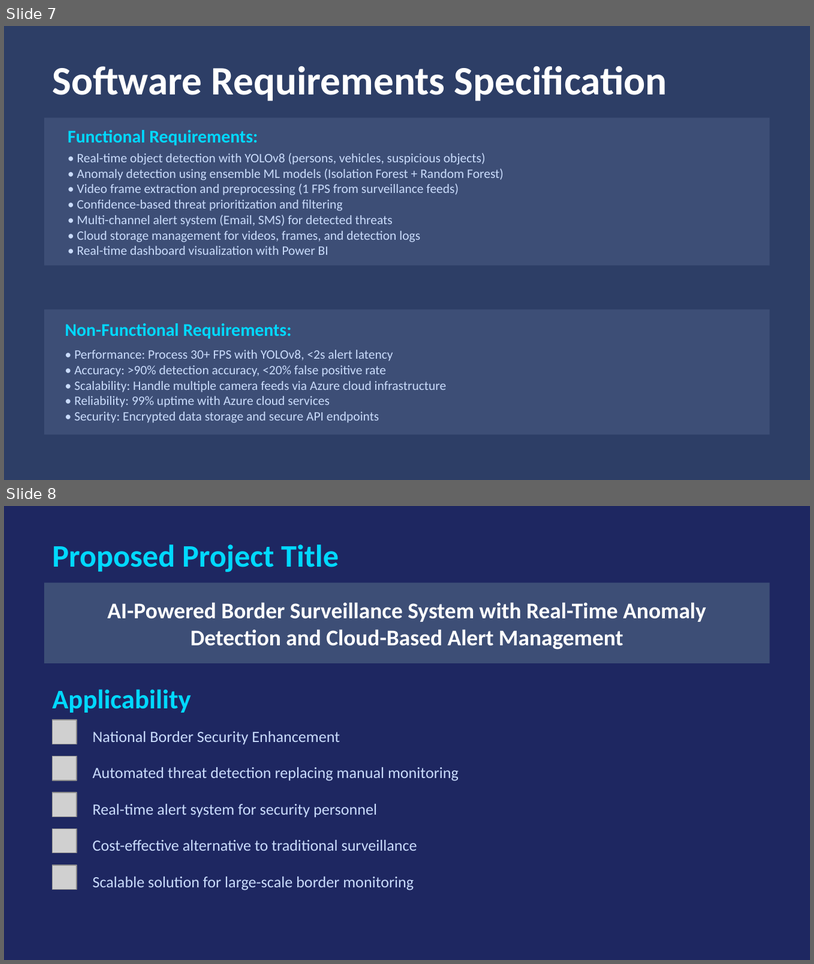
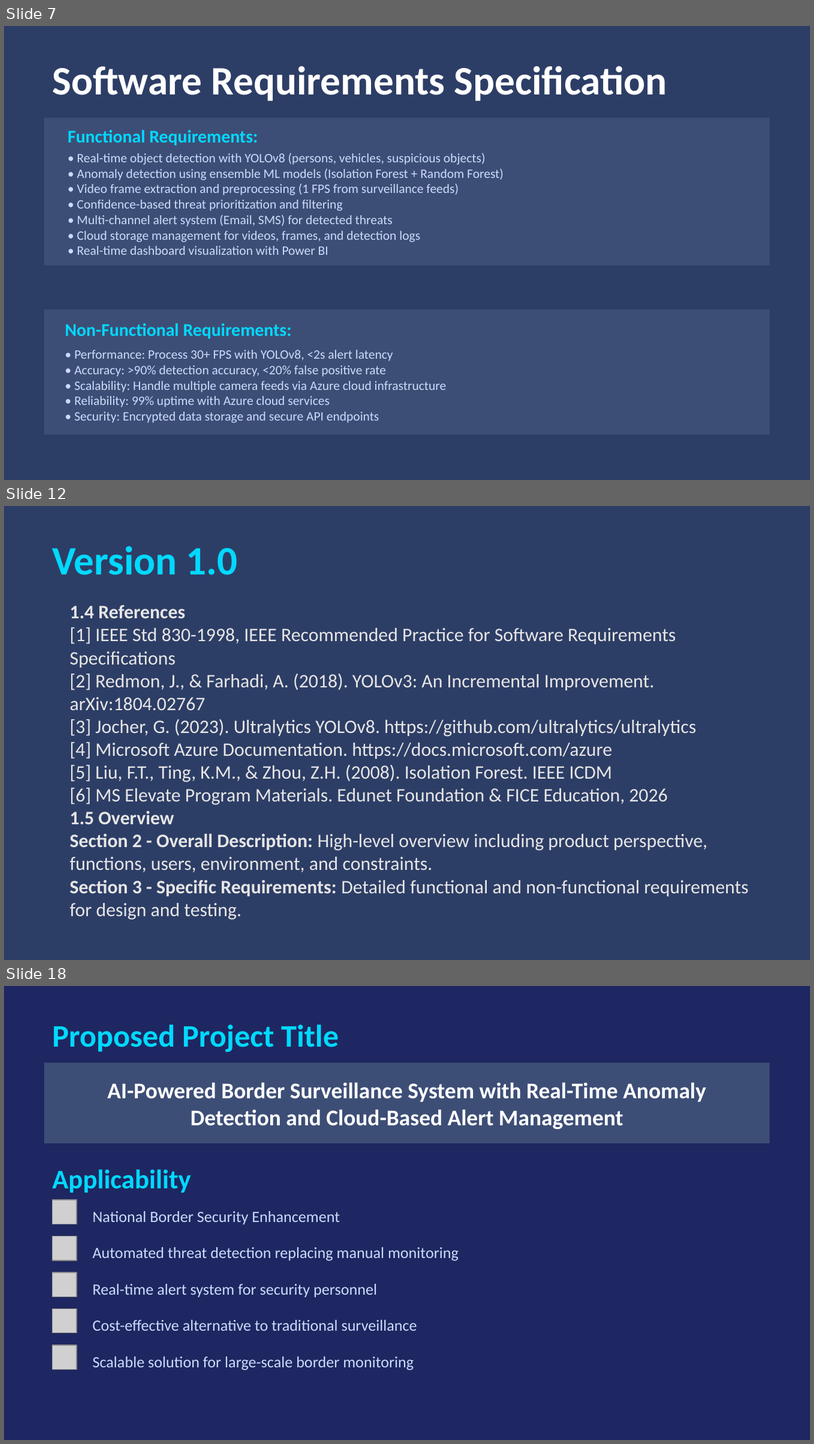
Before and after one commit to jainilgupta02/jay-gupta-ms-elevate-internship, a slide deck: Project/Border_Defence_Presentation.pptx. Shown one above the other, each under a label of ours: slides 7 and 8 before the commit, slides 7, 12 and 18 after it; the slides between them are not shown. The pictures are 814x964 and 814x1444 pixels, drawn with LibreOffice and Linux fonts; fonts in the diff are those of the drawing; grey boxes stand for pictures. Boxes give left, top, right and bottom in pixels: in the first picture for what was removed or moved away, otherwise in the second. Text is boxed around its words. In the diff, an @@ line names an element or a change of style, - is before the commit and + after.

```diff
--- a/Project/Border_Defence_Presentation.pptx
+++ b/Project/Border_Defence_Presentation.pptx
@@ slide 12 added at (x1=4, y1=506, x2=810, y2=960), background #2D3E66 @@
@@ text added at (x1=52, y1=546, x2=238, y2=575), 36 pt, text #00D9FF, bold @@
+Version 1.0
@@ text added at (x1=70, y1=605, x2=749, y2=919), 17 pt, text #E7E6E6 @@
+1.4 References
+[1] IEEE Std 830-1998, IEEE Recommended Practice for Software Requirements Specifications
+[2] Redmon, J., & Farhadi, A. (2018). YOLOv3: An Incremental Improvement. arXiv:1804.02767
+[3] Jocher, G. (2023). Ultralytics YOLOv8. https://github.com/ultralytics/ultralytics
+[4] Microsoft Azure Documentation. https://docs.microsoft.com/azure
+[5] Liu, F.T., Ting, K.M., & Zhou, Z.H. (2008). Isolation Forest. IEEE ICDM
+[6] MS Elevate Program Materials. Edunet Foundation & FICE Education, 2026
+1.5 Overview
+Section 2 - Overall Description: High-level overview including product perspective, functions, users, environment, and constraints.
+Section 3 - Specific Requirements: Detailed functional and non-functional requirements for design and testing.
@@ what was slide 8 is now slide 18 @@
```
Also in this commit, not shown: 9 other slides added, 14 other files.
